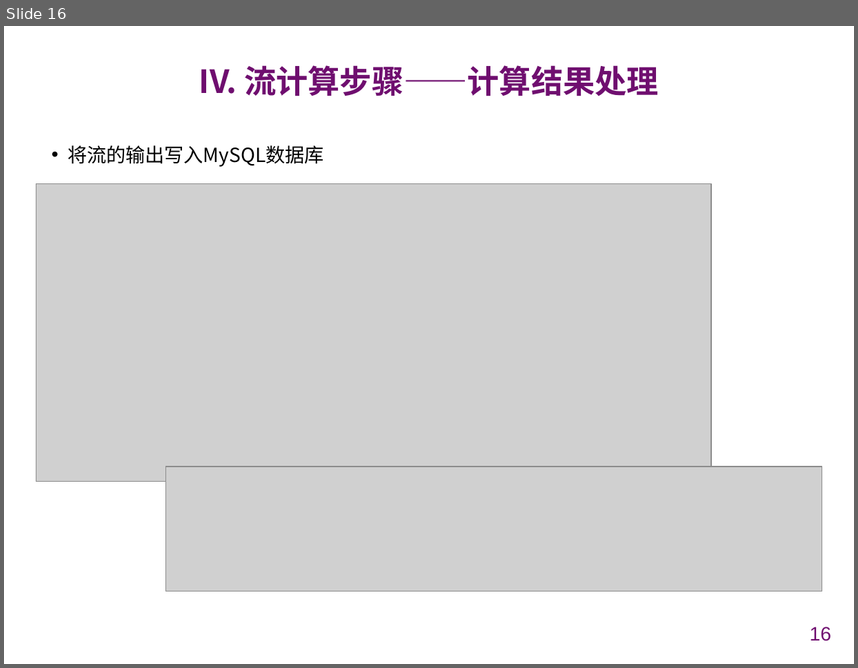
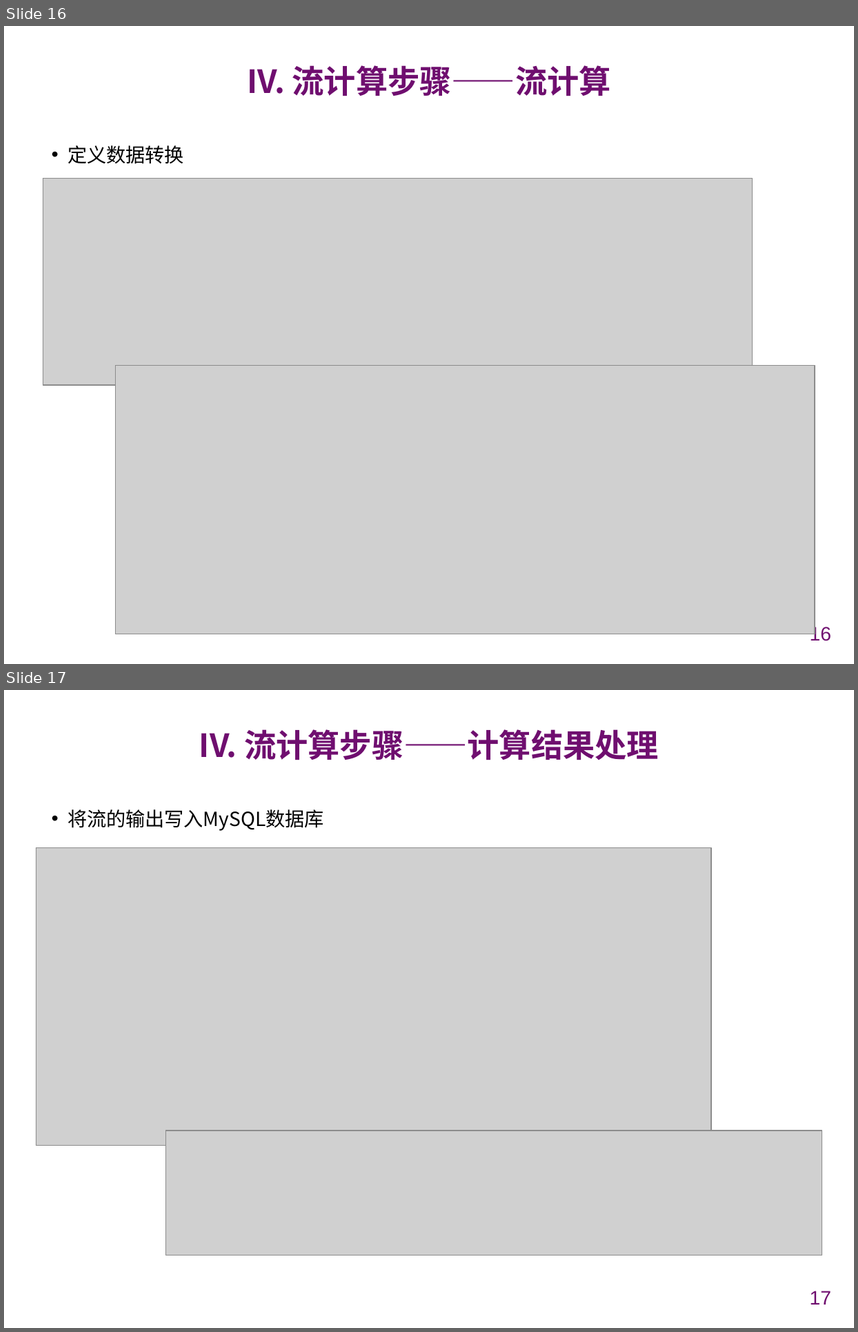
Before and after one commit to chenxiao2402/NJUSE-CloudComputing, a slide deck: PPT/云计算 Streaming 实现汇报.pptx. Shown one above the other, each under a label of ours: slide 16 before the commit, slides 16 and 17 after it. The pictures are 858x668 and 858x1332 pixels, drawn with LibreOffice and Linux fonts; fonts in the diff are those of the drawing; grey boxes stand for pictures; background and template pictures are left out. Boxes give left, top, right and bottom in pixels: in the first picture for what was removed or moved away, otherwise in the second. Text is boxed around its words. In the diff, an @@ line names an element or a change of style, - is before the commit and + after.

```diff
--- a/PPT/云计算 Streaming 实现汇报.pptx
+++ b/PPT/云计算 Streaming 实现汇报.pptx
@@ slide 16 added at <box>4,26,854,664</box>, background #FFFFFF @@
@@ title added at <box>247,65,611,96</box>, 27 pt, text #6F0E6F, bold @@
+IV. 流计算步骤——流计算
@@ text added at <box>67,145,184,164</box>, 16.5 pt, text #000000 @@
+• 定义数据转换
@@ picture added at <box>43,178,752,385</box> @@
@@ picture added at <box>115,365,815,634</box> @@
@@ page number added at <box>810,625,831,641</box>, 16.5 pt, text #6F0E6F @@
+16
@@ what was slide 16 is now slide 17 @@
@@ page number at <box>810,1290,831,1304</box>: text changed @@
-16
+17
```
Also in this commit, not shown: 1 slide changed.
